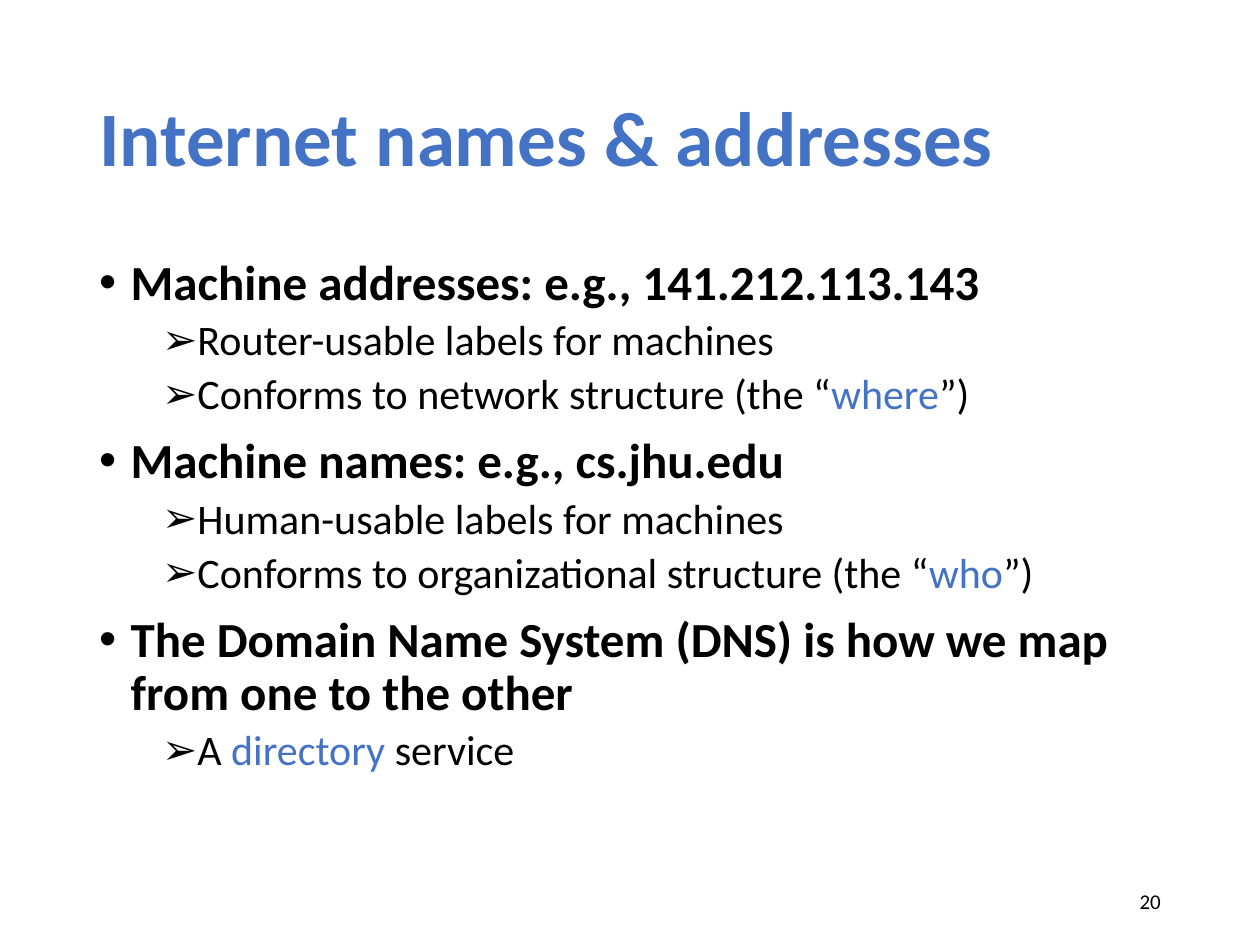
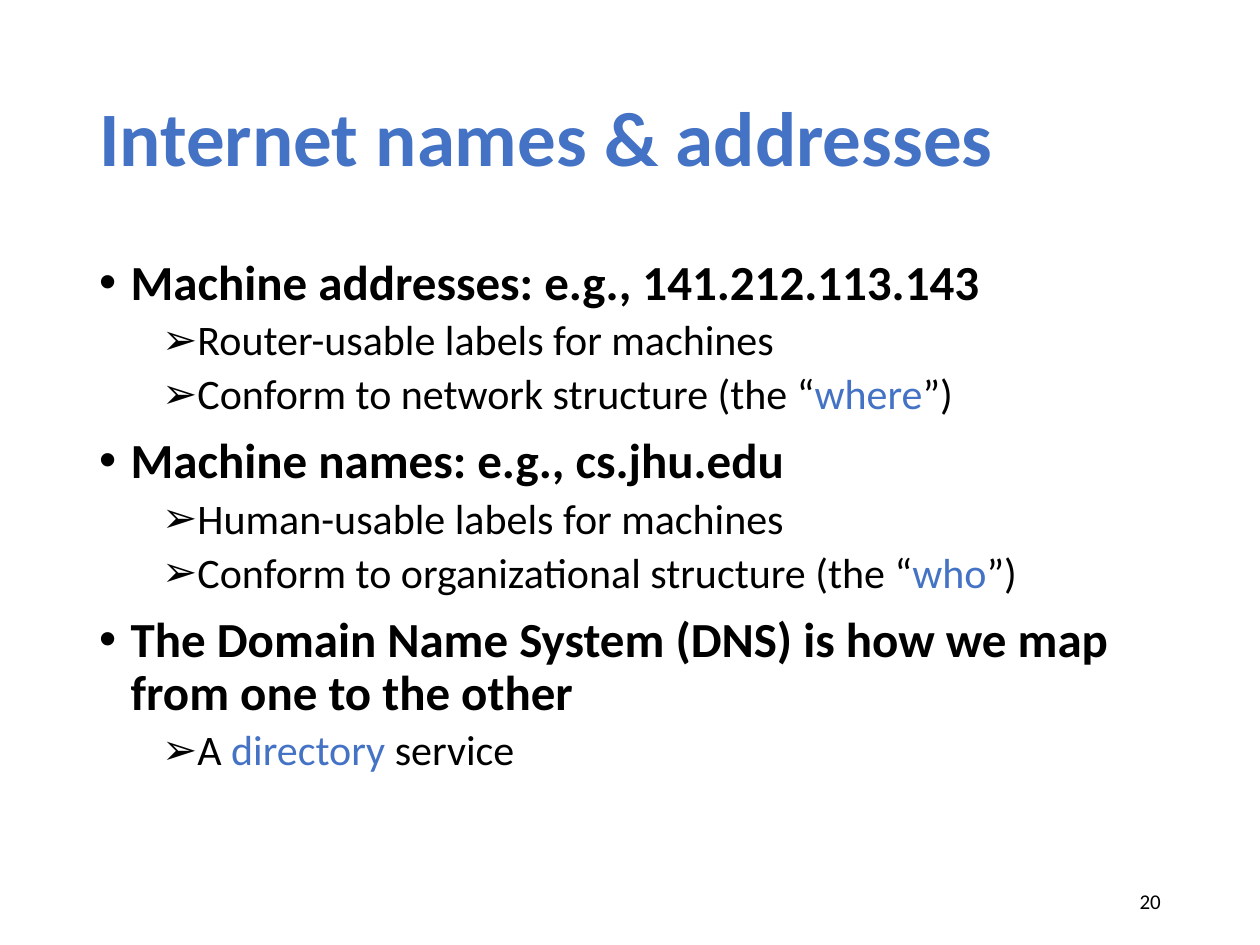
Before and after one commit to xinjin/course-net, a slide deck: slide 20 of slides/lec05_cdn.pptx. Drawn at 1260x945 pixels with LibreOffice and Linux fonts; fonts in the diff are those of the drawing. Boxes give left, top, right and bottom in pixels: in the first picture for what was removed or moved away, otherwise in the second. Text is boxed around its words. In the diff, an @@ line names an element or a change of style, - is before the commit and + after.

```diff
--- a/slides/lec05_cdn.pptx
+++ b/slides/lec05_cdn.pptx
@@ text at <box>197,378,953,415</box>: text changed @@
-  ➢ Conforms to network structure (the “where”)
+  ➢ Conform to network structure (the “where”)
@@ text at <box>197,557,1017,596</box>: text changed @@
-  ➢ Conforms to organizational structure (the “who”)
+  ➢ Conform to organizational structure (the “who”)
```
Also in this commit, not shown: 10 other slides changed, 1 slide added, 1 other file.
